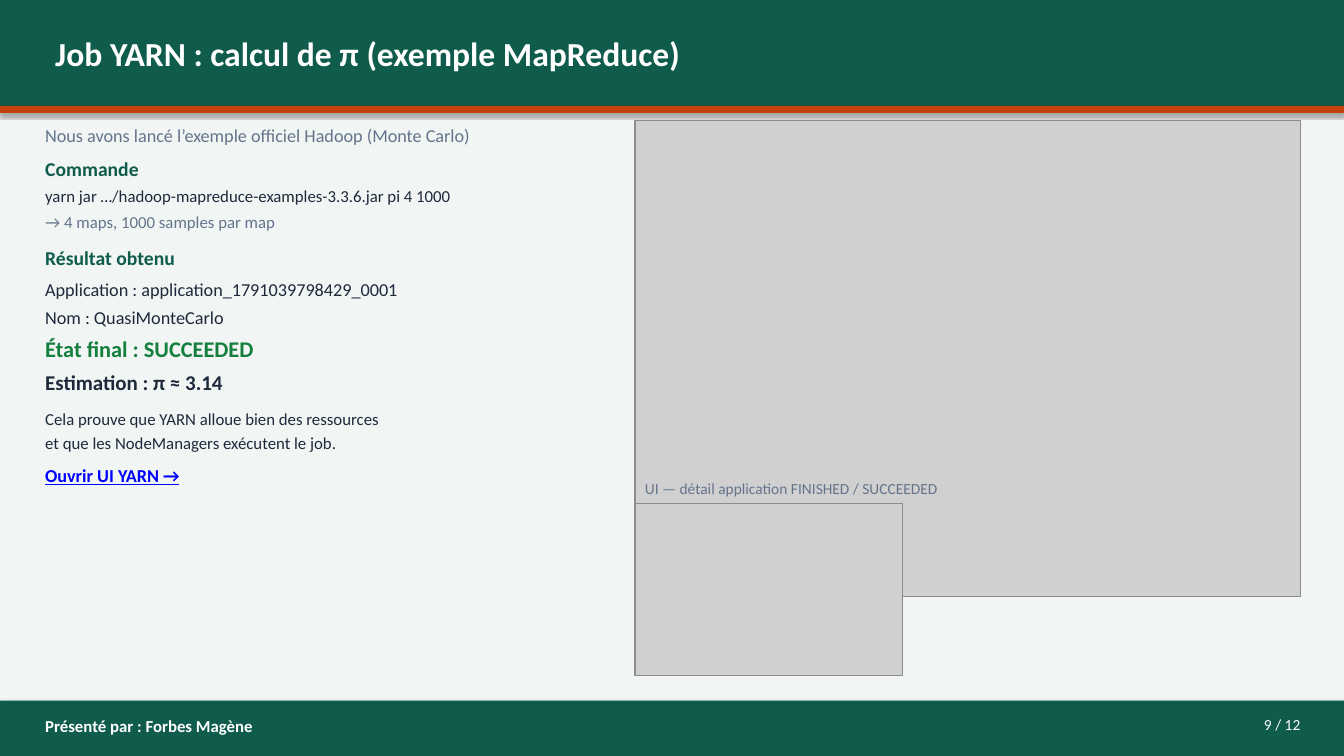
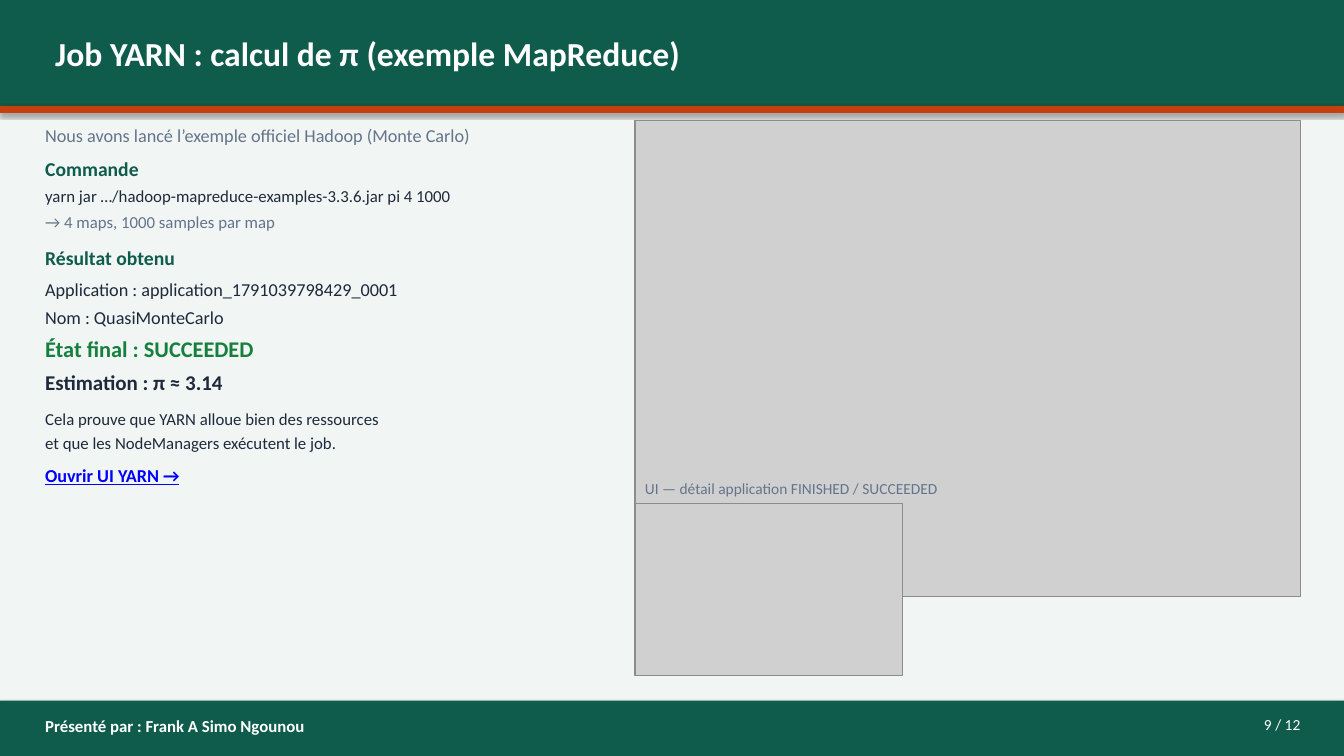
Before and after one commit to asinyopetro/Les_Hadoop_Riders_G4, a slide deck: slide 9 of presentation/PRESENTATION-G4-Les_Hadoop_Riders.pptx. Drawn at 1344x756 pixels with LibreOffice and Linux fonts; fonts in the diff are those of the drawing; grey boxes stand for pictures. Boxes give left, top, right and bottom in pixels: in the first picture for what was removed or moved away, otherwise in the second. Text is boxed around its words. In the diff, an @@ line names an element or a change of style, - is before the commit and + after.

```diff
--- a/presentation/PRESENTATION-G4-Les_Hadoop_Riders.pptx
+++ b/presentation/PRESENTATION-G4-Les_Hadoop_Riders.pptx
@@ text at [45, 720, 304, 735]: text changed @@
-Présenté par : Forbes Magène
+Présenté par : Frank A Simo Ngounou
```
Also in this commit, not shown: 8 other slides changed, 3 other files.
